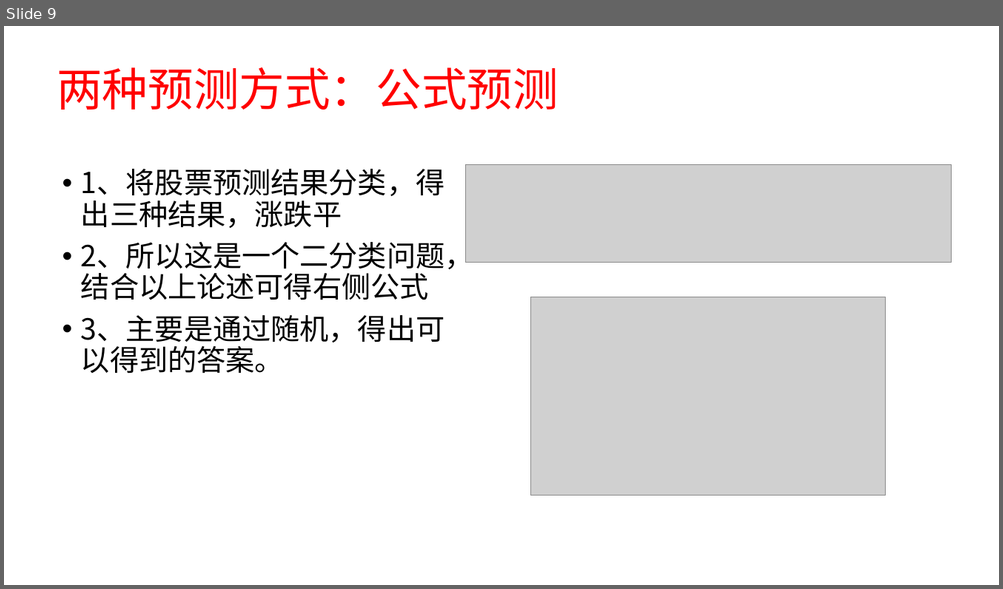
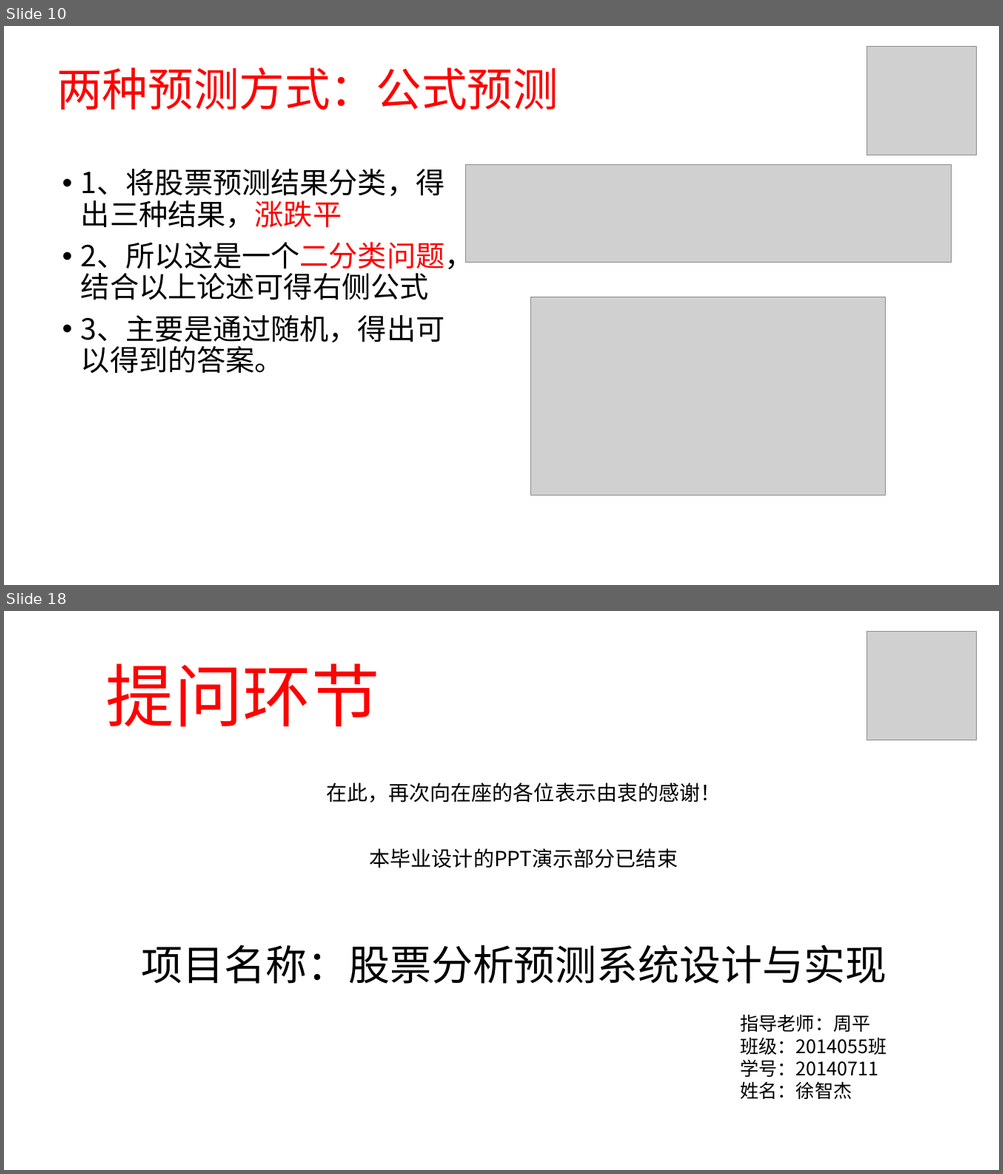
Before and after one commit to xuzj157/StockSyn, a slide deck: doc/股票分析预测系统.pptx. Shown one above the other, each under a label of ours: slide 9 before the commit, slides 10 and 18 after it; the slides between them are not shown. The pictures are 1003x589 and 1003x1174 pixels, drawn with LibreOffice and Linux fonts; fonts in the diff are those of the drawing; grey boxes stand for pictures. Boxes give left, top, right and bottom in pixels: in the first picture for what was removed or moved away, otherwise in the second. Text is boxed around its words. In the diff, an @@ line names an element or a change of style, - is before the commit and + after.

```diff
--- a/doc/股票分析预测系统.pptx
+++ b/doc/股票分析预测系统.pptx
@@ slide 18 added at bbox=[4, 611, 999, 1170], background #FFFFFF @@
@@ picture added at bbox=[867, 631, 977, 740] @@
@@ text added at bbox=[106, 664, 380, 727], 66 pt, text #FF0000 @@
+提问环节
@@ text added at bbox=[326, 783, 720, 869], 20 pt, text #000000 @@
+在此，再次向在座的各位表示由衷的感谢！
+本毕业设计的PPT演示部分已结束
@@ text added at bbox=[142, 945, 887, 984], 40 pt, text #000000 @@
+项目名称：股票分析预测系统设计与实现
@@ text added at bbox=[740, 1014, 887, 1099], 18 pt, text #000000 @@
+指导老师：周平
+班级：2014055班
+学号：20140711
+姓名：徐智杰
@@ what was slide 9 is now slide 10 @@
@@ slide 10 changed as well @@
@@ picture added at bbox=[867, 46, 977, 155] @@
@@ text at bbox=[81, 169, 474, 301]: text colour #000000 to #FF0000 in "1、将股票预测结果分类，得出三种结果，涨跌平", "2、所以这是一个二分类问题，结合以上论述可得右侧公式" @@
```
Also in this commit, not shown: 8 other slides changed, 8 other slides added, 1 other file.
